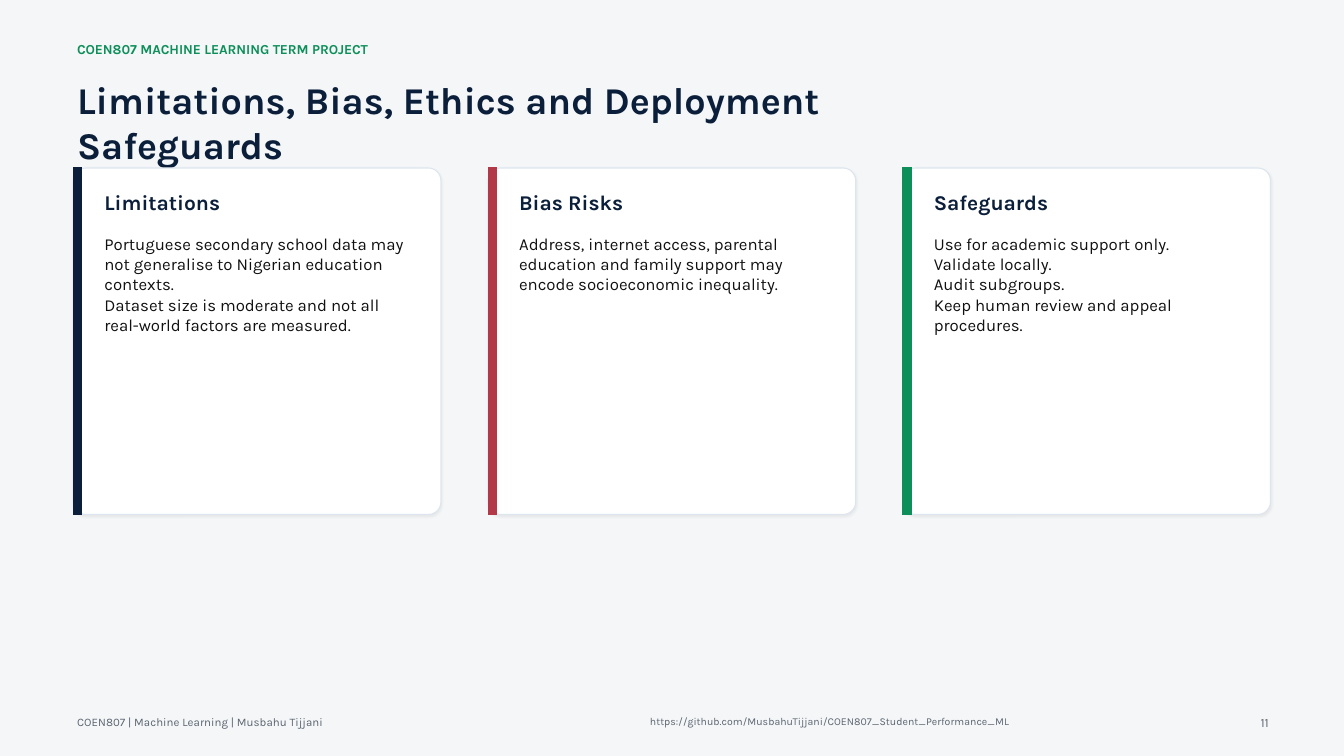
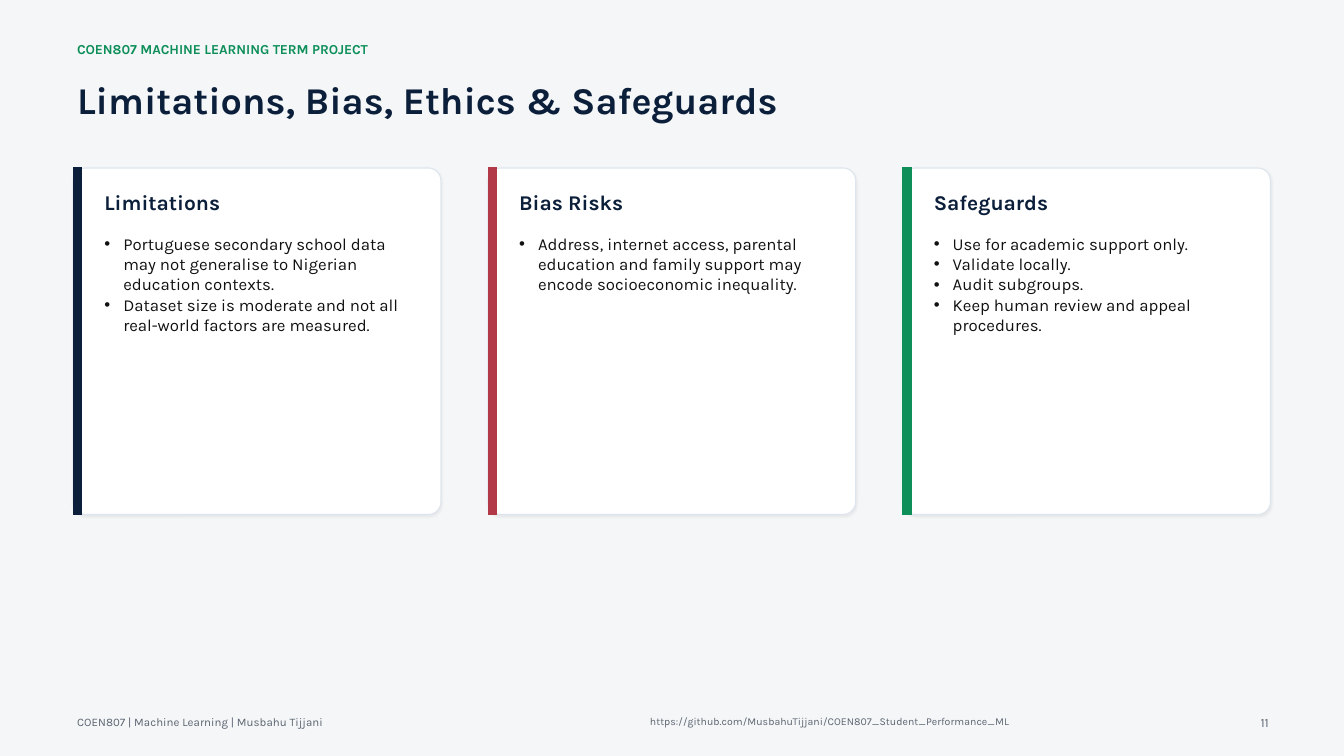
Before and after one commit to MusbahuTijjani/COEN807_Student_Performance_ML, a slide deck: slide 11 of slides/COEN807_Project_Presentation.pptx. Drawn at 1344x756 pixels with LibreOffice and Linux fonts; fonts in the diff are those of the drawing. Boxes give left, top, right and bottom in pixels: in the first picture for what was removed or moved away, otherwise in the second. Text is boxed around its words. In the diff, an @@ line names an element or a change of style, - is before the commit and + after.

```diff
--- a/slides/COEN807_Project_Presentation.pptx
+++ b/slides/COEN807_Project_Presentation.pptx
@@ text at [77, 87, 777, 123]: text changed @@
-Limitations, Bias, Ethics and Deployment Safeguards
+Limitations, Bias, Ethics & Safeguards
@@ bullet none to • in 3 elements at [123, 238, 398, 332], [538, 238, 802, 294], [953, 238, 1190, 335] @@
```
Also in this commit, not shown: 6 other slides changed.
